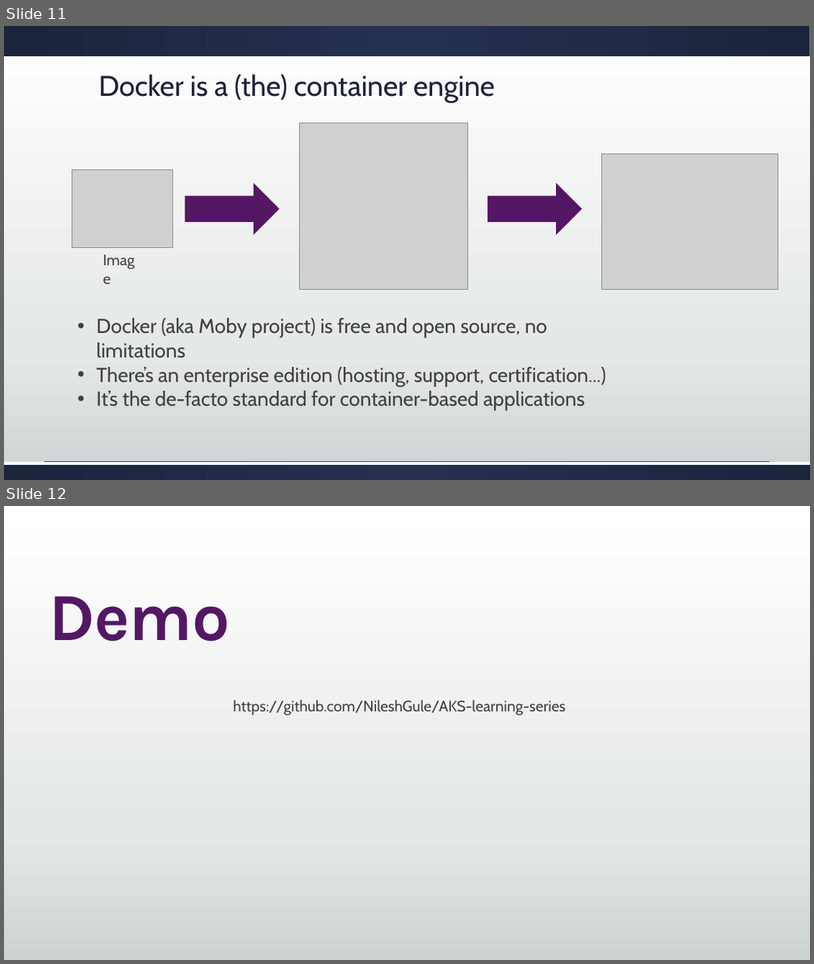
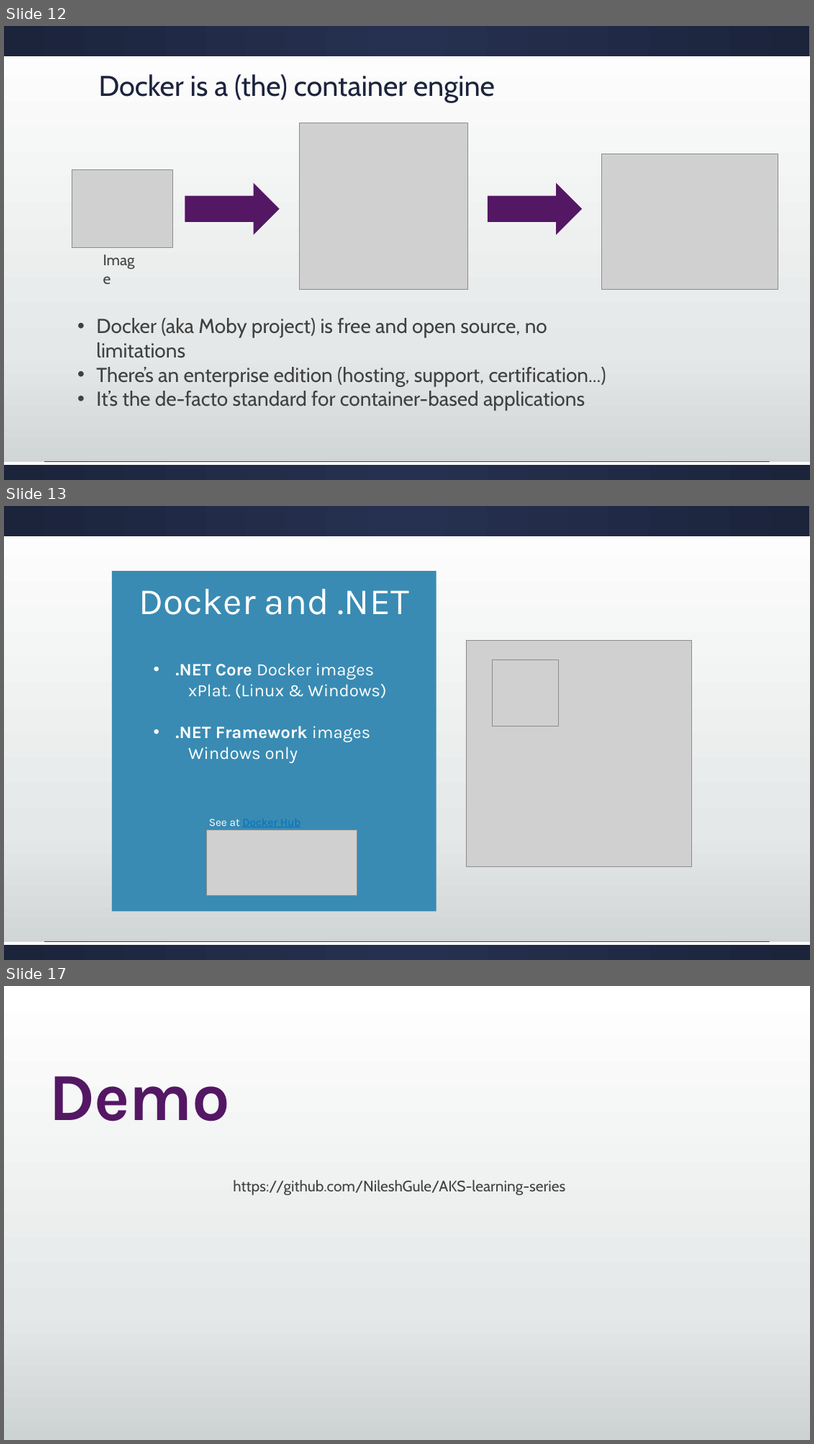
Before and after one commit to geffzhang/DockerStarted, a slide deck: dotnetcoredockerk8s.pptx. Shown one above the other, each under a label of ours: slides 11 and 12 before the commit, slides 12, 13 and 17 after it; the slides between them are not shown. The pictures are 814x964 and 814x1444 pixels, drawn with LibreOffice and Linux fonts; fonts in the diff are those of the drawing; grey boxes stand for pictures. Boxes give left, top, right and bottom in pixels: in the first picture for what was removed or moved away, otherwise in the second. Text is boxed around its words. In the diff, an @@ line names an element or a change of style, - is before the commit and + after.

```diff
--- a/dotnetcoredockerk8s.pptx
+++ b/dotnetcoredockerk8s.pptx
@@ slide 13 added at <box>4,506,810,960</box>, background gradient #FFFFFF to #E5E8E8 to #CDD2D2; not listed: 3 template elements that a slide beside it also shows @@
@@ rectangle added at <box>112,571,437,911</box>, fill #398BB3 @@
@@ text added at <box>139,589,409,615</box>, 44.1 pt, text #FFFFFF @@
+Docker and .NET
@@ picture added at <box>466,641,692,867</box> @@
@@ text added at <box>175,663,386,762</box>, 20.6 pt, text #FFFFFF @@
+• .NET Core Docker images
+  xPlat. (Linux & Windows)
+• .NET Framework images
+  Windows only
@@ picture added at <box>492,659,558,726</box> @@
@@ text added at <box>209,818,301,827</box>, 13.2 pt, text #0070C0, underline @@
+See at Docker Hub
@@ picture added at <box>206,830,358,896</box> @@
@@ what was slide 11 is now slide 12 @@
@@ what was slide 12 is now slide 17 @@
```
Also in this commit, not shown: 1 slide changed, 4 other slides added.
